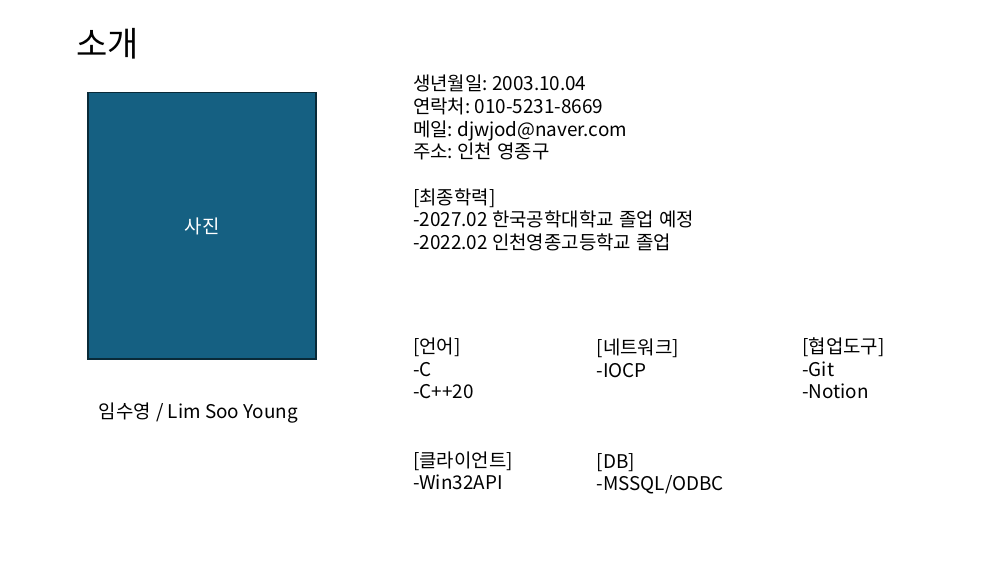
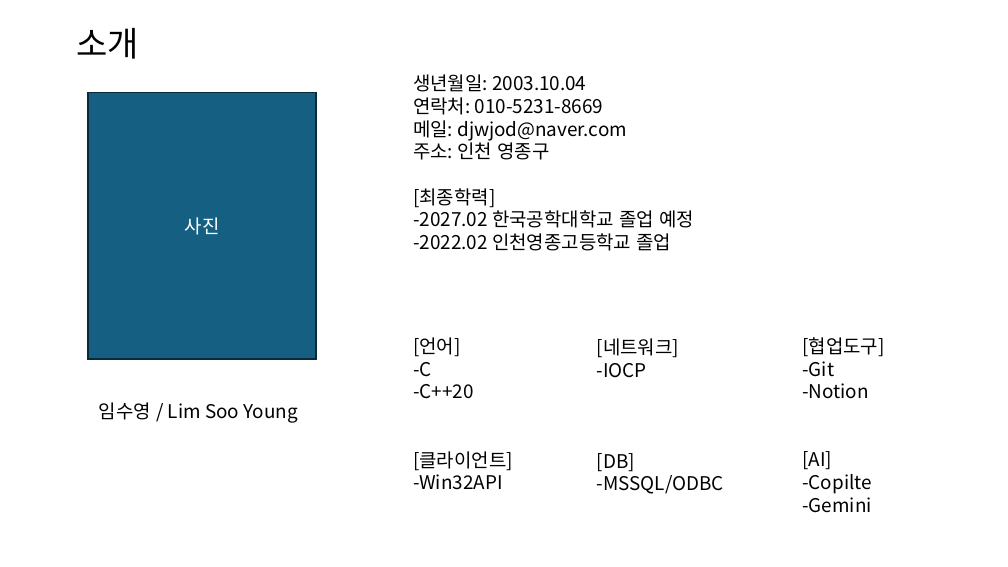
Before and after one commit to kimi5231/B1A2_project, a slide deck: slide 3 of 포트폴리오/임수영/포트폴리오.pptx. Drawn at 1008x567 pixels with LibreOffice and Linux fonts; fonts in the diff are those of the drawing. Boxes give left, top, right and bottom in pixels: in the first picture for what was removed or moved away, otherwise in the second. Text is boxed around its words. In the diff, an @@ line names an element or a change of style, - is before the commit and + after.

```diff
--- a/포트폴리오/임수영/포트폴리오.pptx
+++ b/포트폴리오/임수영/포트폴리오.pptx
@@ text at [802,451,872,513]: paragraphs added @@
+[AI]
+-Copilte
+-Gemini
```
Also in this commit, not shown: 4 other slides changed, 1 slide added, 2 slides removed, 1 other file.
